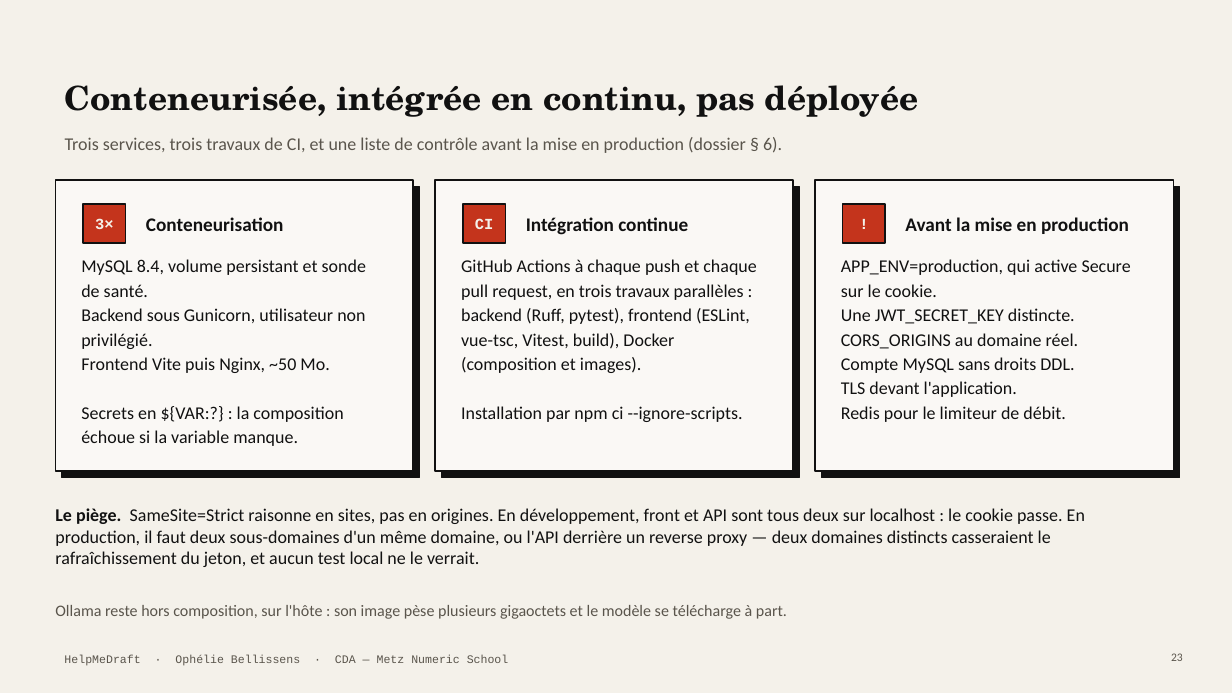
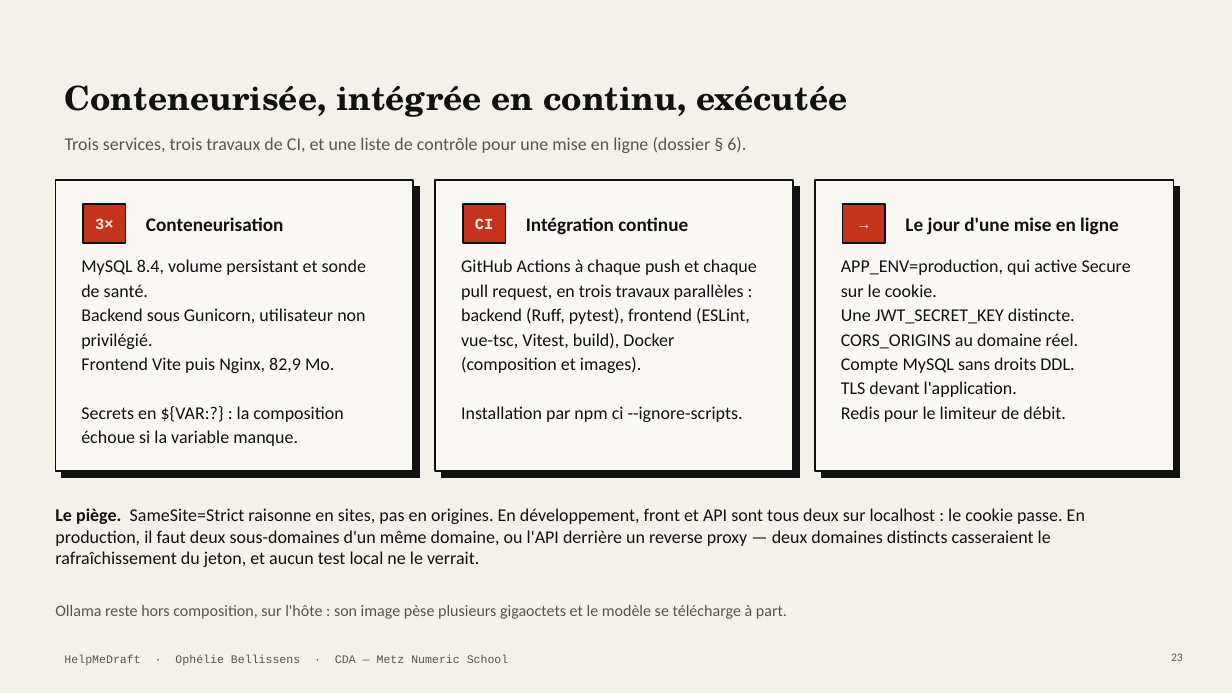
Before and after one commit to Equinoxya/HelpMeDraft---projet-fil-rouge, a slide deck: slide 23 of docs/Soutenance-HelpMeDraft.pptx. Drawn at 1232x693 pixels with LibreOffice and Linux fonts; fonts in the diff are those of the drawing. Boxes give left, top, right and bottom in pixels: in the first picture for what was removed or moved away, otherwise in the second. Text is boxed around its words. In the diff, an @@ line names an element or a change of style, - is before the commit and + after.

```diff
--- a/docs/Soutenance-HelpMeDraft.pptx
+++ b/docs/Soutenance-HelpMeDraft.pptx
@@ title at (x1=65, y1=85, x2=847, y2=117): text changed @@
-Conteneurisée, intégrée en continu, pas déployée
+Conteneurisée, intégrée en continu, exécutée
@@ text at (x1=65, y1=137, x2=746, y2=153): text changed @@
-Trois services, trois travaux de CI, et une liste de contrôle avant la mise en production (dossier § 6).
+Trois services, trois travaux de CI, et une liste de contrôle pour une mise en ligne (dossier § 6).
@@ text at (x1=843, y1=204, x2=885, y2=243): text changed @@
-!
+→
@@ text at (x1=905, y1=217, x2=1119, y2=235): text changed @@
-Avant la mise en production
+Le jour d'une mise en ligne
@@ text at (x1=81, y1=357, x2=334, y2=373): text changed @@
-Frontend Vite puis Nginx, ~50 Mo.
+Frontend Vite puis Nginx, 82,9 Mo.
```
Also in this commit, not shown: 2 other slides changed, 3 other files.
